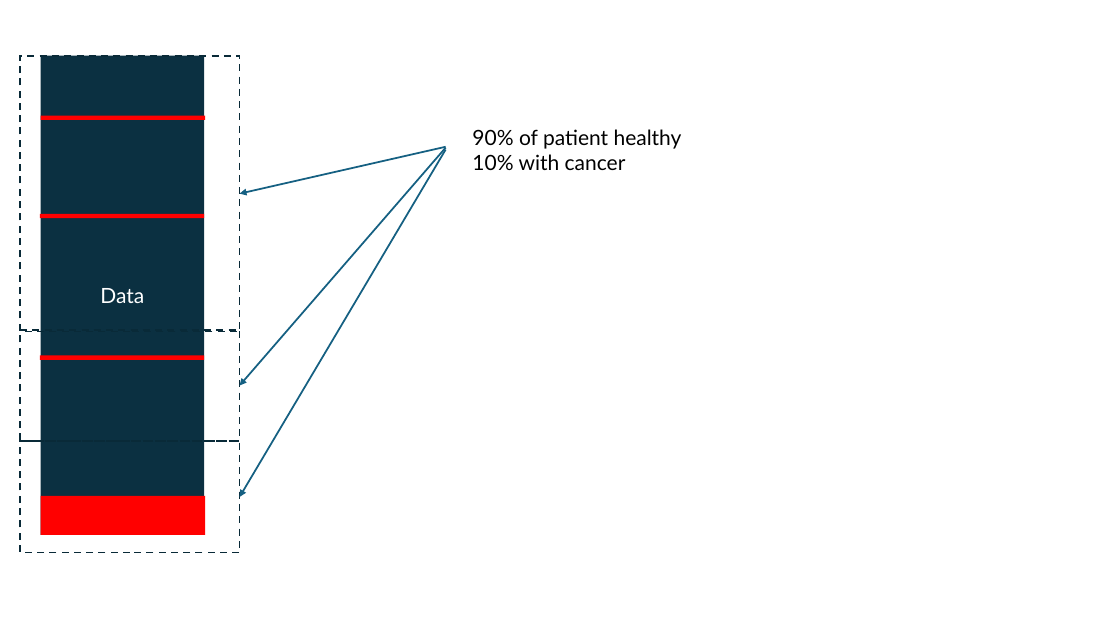
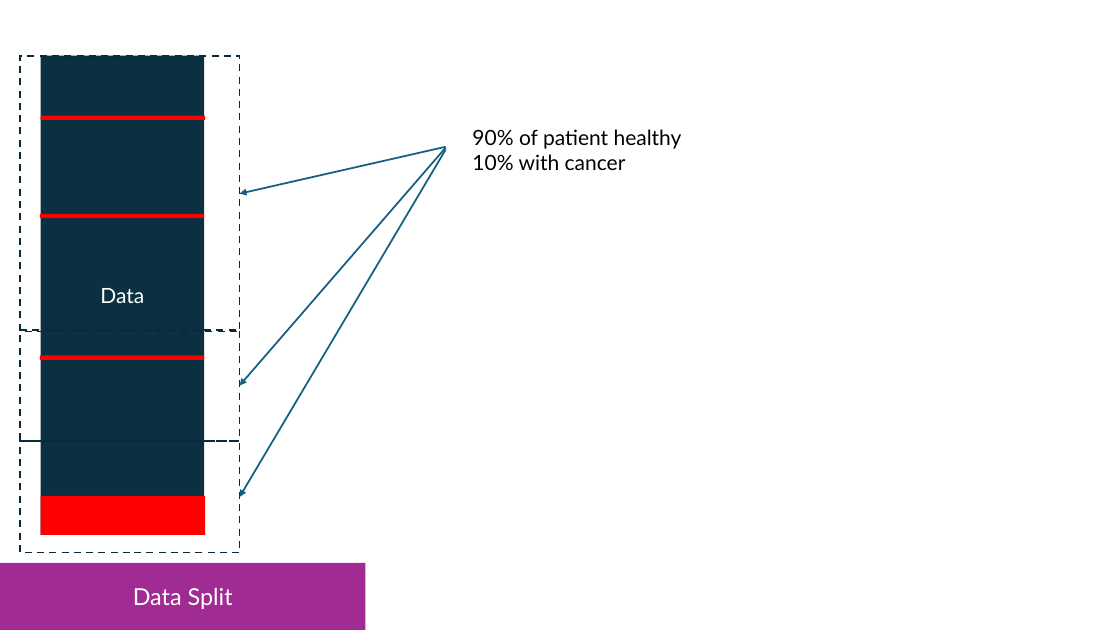
Before and after one commit to aitechinstitute/int-ai-ds-25-08-course-materials-all-int-ai-ds-25-08-template, a slide deck: slide 2 of week_7/slides/amir_sketching_train_test_split.pptx (slide 3 before the commit). Drawn at 1120x630 pixels with LibreOffice and Linux fonts; fonts in the diff are those of the drawing. Boxes give left, top, right and bottom in pixels: in the first picture for what was removed or moved away, otherwise in the second. Text is boxed around its words. In the diff, an @@ line names an element or a change of style, - is before the commit and + after.

```diff
--- a/week_7/slides/amir_sketching_train_test_split.pptx
+++ b/week_7/slides/amir_sketching_train_test_split.pptx
@@ rectangle added at (x1=0, y1=563, x2=365, y2=630), fill #A02B93, 20 pt, text #FFFFFF @@
+Data Split
```
Also in this commit, not shown: 12 other slides changed, 8 slides added, 1 slide removed.
